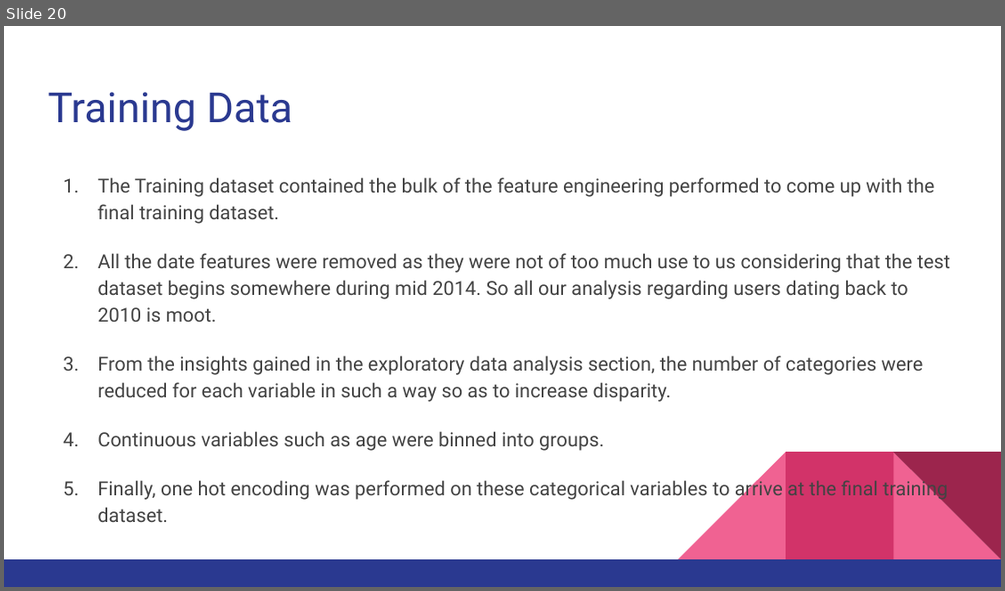
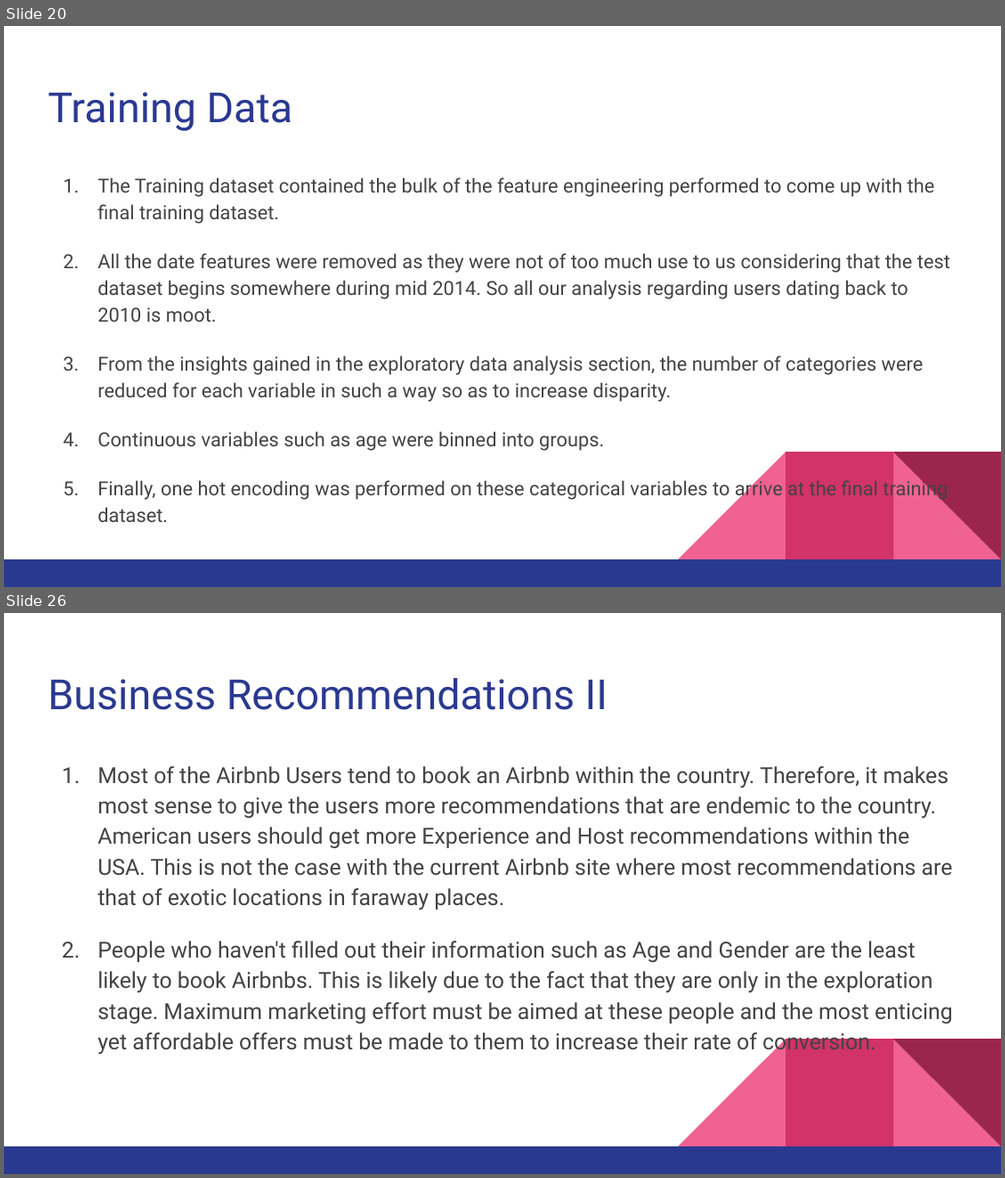
Before and after one commit to rounakbanik/airbnb, a slide deck: Airbnb Slide Deck.pptx. Shown one above the other, each under a label of ours: slide 20 before the commit, slides 20 and 26 after it; the slides between them are not shown. The pictures are 1005x591 and 1005x1178 pixels, drawn with LibreOffice and Linux fonts; fonts in the diff are those of the drawing. Boxes give left, top, right and bottom in pixels: in the first picture for what was removed or moved away, otherwise in the second. Text is boxed around its words. In the diff, an @@ line names an element or a change of style, - is before the commit and + after.

```diff
--- a/Airbnb Slide Deck.pptx
+++ b/Airbnb Slide Deck.pptx
@@ slide 26 added at (4,613,1001,1174), background #FFFFFF; not listed: 5 template elements that a slide beside it also shows @@
@@ title added at (48,678,607,710), 30 pt, text #2A3990 @@
+Business Recommendations II
@@ text added at (97,766,953,1054), 16 pt, text #434343 @@
+1. Most of the Airbnb Users tend to book an Airbnb within the country. Therefore, it makes most sense to give the users more recommendations that are endemic to the country. American users should get more Experience and Host recommendations within the USA. This is not the case with the current Airbnb site where most recommendations are that of exotic locations in faraway places.
+2. People who haven't filled out their information such as Age and Gender are the least likely to book Airbnbs. This is likely due to the fact that they are only in the exploration stage. Maximum marketing effort must be aimed at these people and the most enticing yet affordable offers must be made to them to increase their rate of conversion.
```
Also in this commit, not shown: 2 slides changed, 4 other slides added, 1 slide removed, 5 other files.
